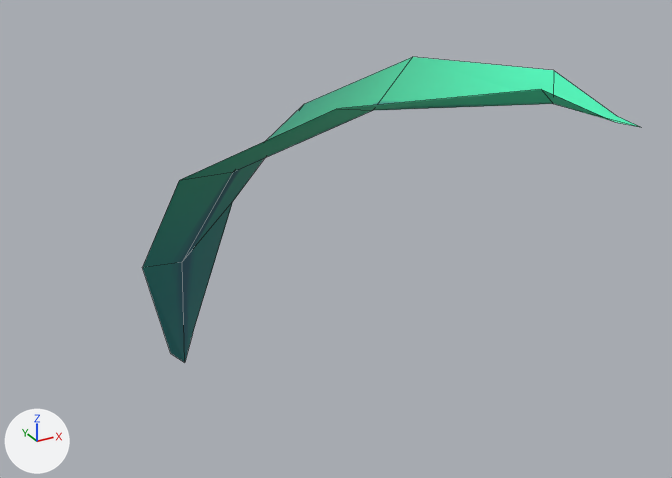
Renders of the FBX model Assets/Models/leaf.fbx from each side of a commit.
Both versions are drawn from a 50 mm camera at (-1.408, -0.832, 1.776) aimed at (-0.223, 1.323, 0.698). The axes (+X, +Y, +Z) are drawn at lower left. The lights are the same throughout. Mesh edges are drawn as thin lines.

Script lines for the objects in view, before the commit:
```python
me_plane_003 = bpy.data.meshes.new('Plane.003')
me_plane_003.from_pydata(...)  # 18 vertices, 10 faces; spans x -0.68..0.68, y -1.6..0.82, z -0.8..0.22
me_plane_003.materials.append(mat_leaf)  # picture img_leaf_tex_psd
ob_plane_003 = bpy.data.objects.new('Plane.003', me_plane_003)
ob_plane_003.location = (-0.359, 1.491, 0.878)
ob_plane_003.rotation_euler = (-0.403, 0.0371, 0.734)  # degrees (-23, 2.1, 42)
ob_plane_003.scale = (0.634, 0.634, 0.634)
```
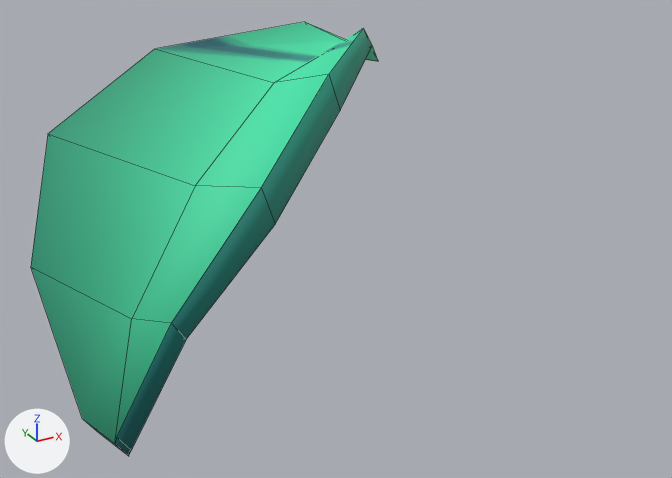
Changed parts and their boxes [x1, y1, x2, y2] in the pictures (672 x 478 px):
'Plane.003', reshaped, moved, turned
    before: [142, 57, 639, 362]
    after: [31, 22, 378, 456]
part 1 of me_plane_003, built on (cyan)
    after: [84, 28, 378, 456]
part 2 of me_plane_003, surface changed
    before: [142, 57, 639, 362]
    after: [31, 22, 362, 444]

The change, as a list of edits to the scene's bpy script:
```text
Change me_plane_003:
    used by ob_plane_003; location = (-0.359, 1.491, 0.878); rotation_euler = (-0.403, 0.0371, 0.734), in degrees (-23, 2.1, 42); scale = (0.634, 0.634, 0.634)
    remove me_plane_003.from_pydata(...)  # 18 vertices, 10 faces; spans x -0.68..0.68, y -1.6..0.82, z -0.8..0.22
    add me_plane_003.from_pydata(...)  # 36 vertices, 34 faces; spans x -0.68..0.68, y -1.61..0.82, z -0.91..0.22
    me_plane_003 part 1
    10 faces are deleted
    11 vertices are added at x -0.68..0.67, y -1.33..0.81, z -0.91..0.04
    7 new vertices lie (-0.01, -0.01, -0.11) away from vertices in x -0.46..0.47, y -1.6..0.5, z -0.3..0.0
    34 new faces join them
    me_plane_003 part 2: 10 kept faces spanning x -0.68..0.68, y -1.6..0.82, z -0.8..0.22 get new texture (UV) coordinates
Change ob_plane_003:
    ob_plane_003.location: (-0.359, 1.491, 0.878) -> (-0.67, 1.508, 0.878)
    ob_plane_003.rotation_euler: (-0.403, 0.0371, 0.734) -> (-0.403, 0.0371, 1.961)  # degrees (-23, 2.1, 42) -> degrees (-23, 2.1, 112)
```
